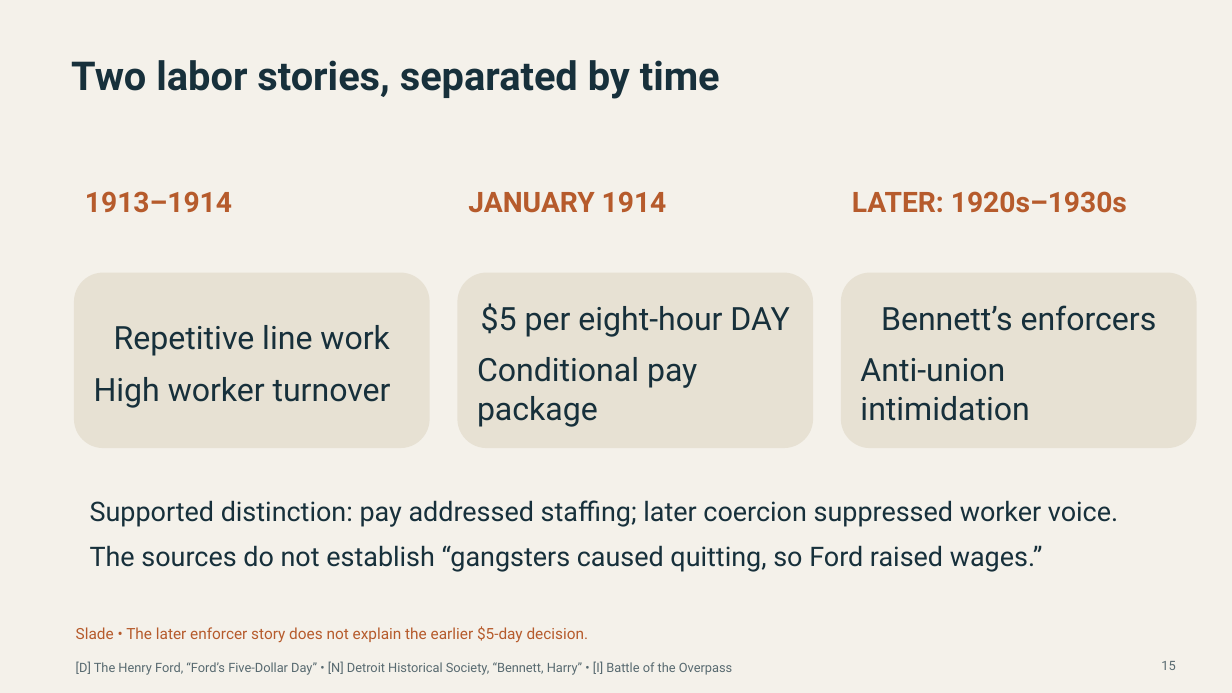
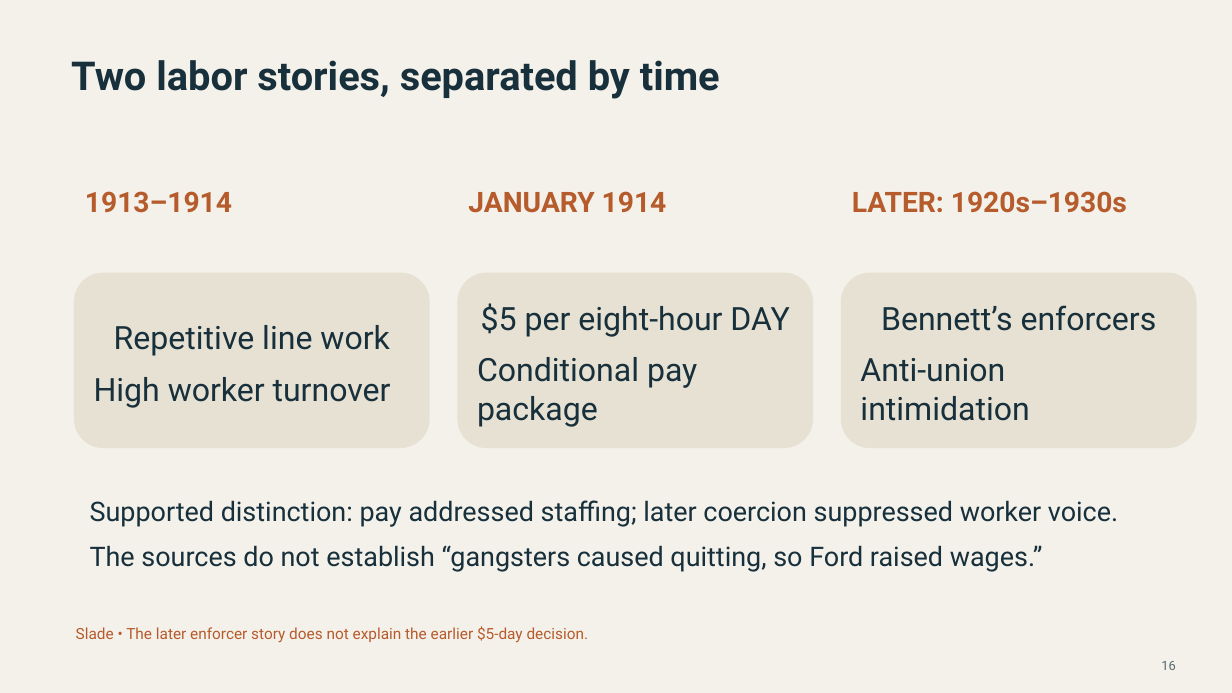
Before and after one commit to chocojawns/MGT, a slide deck: slide 16 of temp 3.pptx (slide 15 before the commit). Drawn at 1232x693 pixels with LibreOffice and Linux fonts; fonts in the diff are those of the drawing. Boxes give left, top, right and bottom in pixels: in the first picture for what was removed or moved away, otherwise in the second. Text is boxed around its words. In the diff, an @@ line names an element or a change of style, - is before the commit and + after.

```diff
--- a/temp 3.pptx
+++ b/temp 3.pptx
@@ text removed at (76, 661, 732, 675) @@
-[D] The Henry Ford, “Ford’s Five-Dollar Day” • [N] Detroit Historical Society, “Bennett, Harry” • [I] Battle of the Overpass
@@ text at (1161, 661, 1175, 670): text changed @@
-15
+16
```
Also in this commit, not shown: 24 other slides changed, 3 slides added, 2 slides removed.
